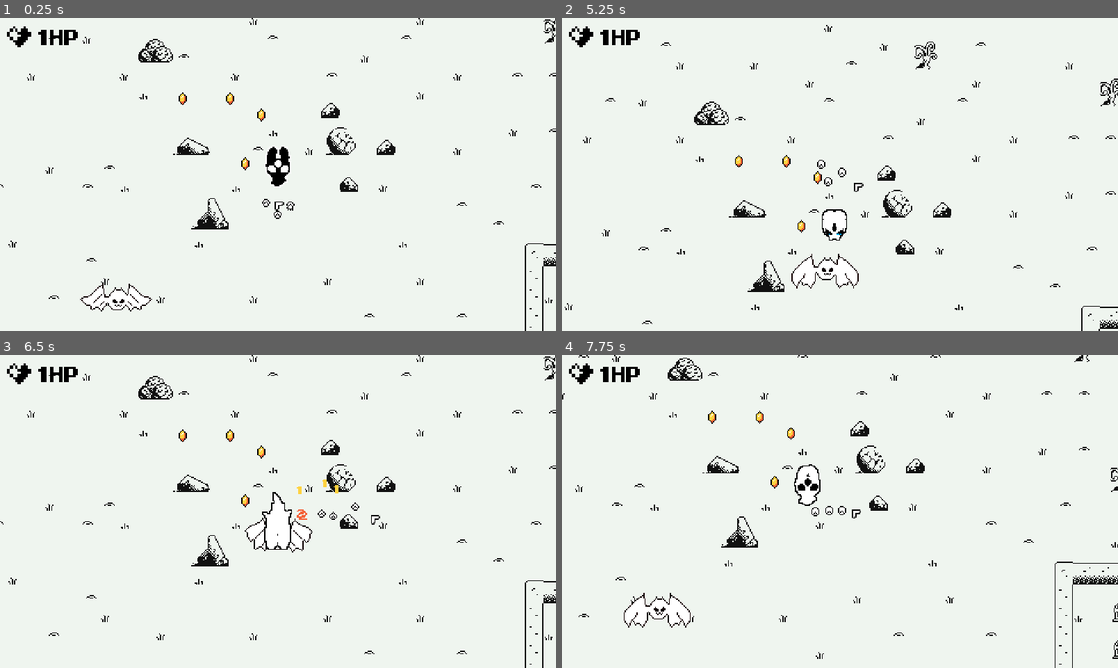
Above: before the commit, frames 1-4 (two rows, left to right).
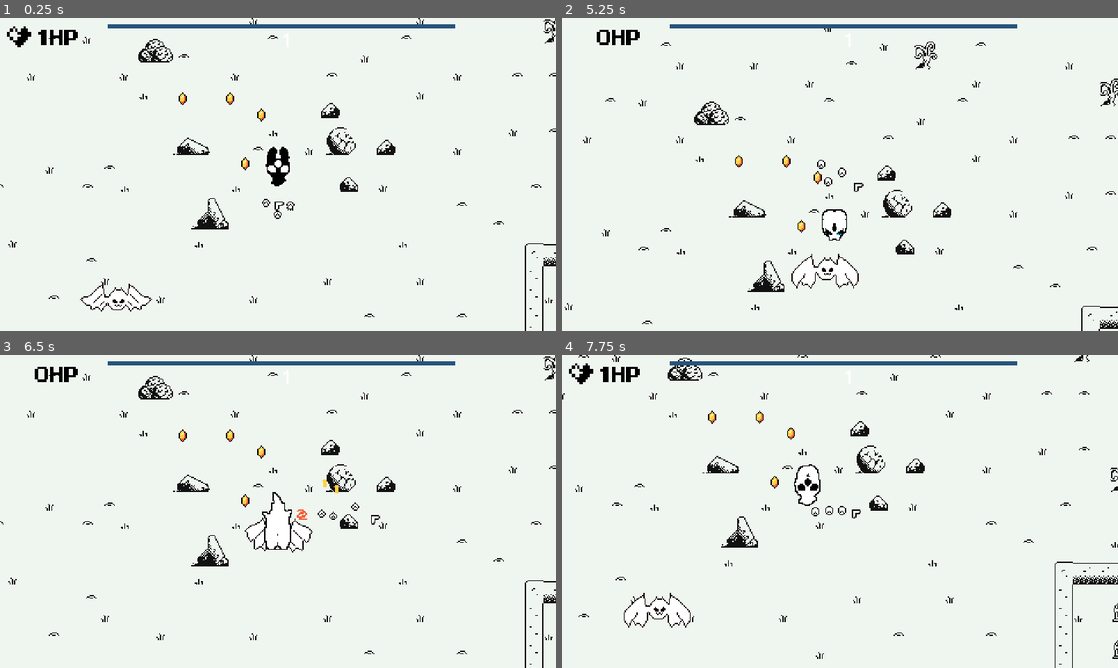
Above: after the commit, the same moments.

Repository: barssbekk/motherBaby
Game: Godot game, scene res://game.tscn
Same seed, same stepped clock (60 frames per second), same inputs: the game is played once before the commit and once after it. The engine's default icon, where the game draws it, is replaced by a stand-in: a white triangle on a blue panel in a dark square.
Inputs (mouse positions are in pixels of both pictures, inside the frame that each line leads up to):
- Up to frame 1 (0.25 s): no input
- Up to frame 2 (5.25 s): move the mouse to (962, 158) at 0.52 s; hold Right (arrow_right) 0.53-1.28 s; tap Q (switch_baby_movement) every 1.5 s from 0.6 to 5.1 s; move the mouse to (728, 190) at 1.27 s; hold Down (arrow_down) 1.28-2.03 s; tap Shift (switch_camera) at 1.35, 2.85, 4.35 s; move the mouse to (895, 105) at 2.02 s; hold Right (arrow_right) 2.03-2.78 s; move the mouse to (812, 237) at 2.77 s; hold Up (arrow_up) 2.78-3.53 s; move the mouse to (1006, 221) at 3.52 s; hold Left (arrow_left) 3.53-5.03 s; move the mouse to (673, 127) at 4.27 s; move the mouse to (867, 174) at 5.02 s; hold Down (arrow_down) from 5.03 s (still down)
- Up to frame 3 (6.5 s): move the mouse to (194, 433) at 5.77 s; release Down (arrow_down) at 5.78 s; hold Right (arrow_right) from 5.78 s (still down); tap Shift (switch_camera) at 5.85 s
- Up to frame 4 (7.75 s): move the mouse to (962, 495) at 6.52 s; release Right (arrow_right) at 6.53 s; hold Up (arrow_up) 6.53-7.28 s; tap Q (switch_baby_movement) at 6.6 s; move the mouse to (728, 527) at 7.27 s; hold Right (arrow_right) from 7.28 s (still down); tap Shift (switch_camera) at 7.35 s

The runs differ from the first frame. In frame 1, 0.8% of the frame differs, in the area x 19-82%, y 2-4%; in frame 2, 1.0%; in frame 3, 1.0%, in the area x 1-82%, y 2-45%; in frame 4, 0.8%.

Commit message:
+Ui Updates

Diff:
--- /dev/null
+++ b/scenes/health_label.gd
@@ -0,0 +1,25 @@
+extends Label
+
+var currenthealth : int = 1
+signal died
+
+func health_changed():
+	currenthealth = Stats.lives
+	self.text = str(calc())
+	if currenthealth == 0:
+		emit_signal("died")
+
+
+
+
+func calc():
+	return str(currenthealth) + "hp"
+
+# Called when the node enters the scene tree for the first time.
+func _ready() -> void:
+	pass # Replace with function body.
+
+
+# Called every frame. 'delta' is the elapsed time since the previous frame.
+func _process(delta: float) -> void:
+	health_changed()
--- /dev/null
+++ b/scenes/heart.gd
@@ -0,0 +1,15 @@
+extends TextureRect
+
+
+# Called when the node enters the scene tree for the first time.
+func _ready() -> void:
+	pass # Replace with function body.
+
+
+# Called every frame. 'delta' is the elapsed time since the previous frame.
+func _process(delta: float) -> void:
+	pass
+
+
+func _on_health_label_died() -> void:
+	queue_free()
--- a/scenes/lockOrange.tscn
+++ b/scenes/lockOrange.tscn
@@ -19,6 +19,7 @@
 size = Vector2(47, 16)
 
 [node name="lockOrange" type="Node2D"]
+modulate = Color(0.956863, 0.376471, 0.211765, 1)
 script = ExtResource("1_4usbi")
 
 [node name="Sprite2D" type="Sprite2D" parent="."]
--- a/scenes/lockRed.tscn
+++ b/scenes/lockRed.tscn
@@ -19,6 +19,7 @@
 size = Vector2(44, 16)
 
 [node name="lockRed" type="Node2D"]
+modulate = Color(0.843137, 0.14902, 0.219608, 1)
 script = ExtResource("1_y4i6q")
 
 [node name="lockSprite" type="Sprite2D" parent="."]
--- a/scenes/lockYellow.tscn
+++ b/scenes/lockYellow.tscn
@@ -19,6 +19,7 @@
 size = Vector2(45.5, 16)
 
 [node name="lockYellow" type="Node2D"]
+modulate = Color(1, 0.823529, 0.247059, 1)
 script = ExtResource("1_w8sxs")
 
 [node name="Sprite2D" type="Sprite2D" parent="."]
--- /dev/null
+++ b/scenes/progress_bar.gd
@@ -0,0 +1,25 @@
+extends ProgressBar
+
+var exp_percent : float = 0
+var current_exp : float = 1
+var exp_required : float = 2
+
+func update_exp_bar():
+	current_exp = Stats.current_exp
+	exp_required = Stats.exp_required
+	exp_percent = calc()
+	self.value = exp_percent
+
+
+
+func calc():
+	return current_exp/exp_required
+
+# Called when the node enters the scene tree for the first time.
+func _ready() -> void:
+	pass # Replace with function body.
+
+
+# Called every frame. 'delta' is the elapsed time since the previous frame.
+func _process(delta: float) -> void:
+	update_exp_bar()
--- a/scenes/ui.tscn
+++ b/scenes/ui.tscn
@@ -1,7 +1,16 @@
-[gd_scene load_steps=3 format=3 uid="uid://cjd54imge5fr"]
+[gd_scene load_steps=8 format=3 uid="uid://cjd54imge5fr"]
 
 [ext_resource type="FontFile" uid="uid://w71llr8o8xqg" path="res://assets/fonts/MegamaxJonathanToo-YqOq2.ttf" id="1_fyn0f"]
 [ext_resource type="Texture2D" uid="uid://b2nbiq288befy" path="res://assets/sprites/icons/hearttt.png" id="2_xol7i"]
+[ext_resource type="Script" path="res://scenes/health_label.gd" id="2_yq3vm"]
+[ext_resource type="Script" path="res://scenes/progress_bar.gd" id="3_ofp6i"]
+[ext_resource type="Script" path="res://scenes/heart.gd" id="4_na4wd"]
+
+[sub_resource type="StyleBoxFlat" id="StyleBoxFlat_ca7xx"]
+bg_color = Color(0.14902, 0.329412, 0.486275, 1)
+
+[sub_resource type="StyleBoxFlat" id="StyleBoxFlat_i3ktd"]
+bg_color = Color(0, 0.988235, 0.952941, 1)
 
 [node name="UI" type="CanvasLayer"]
 
@@ -13,7 +22,7 @@
 offset_right = -61.0
 offset_bottom = -100.0
 
-[node name="Label" type="Label" parent="Control"]
+[node name="healthLabel" type="Label" parent="Control"]
 texture_filter = 1
 layout_mode = 0
 offset_left = 131.0
@@ -25,6 +34,7 @@
 theme_override_fonts/font = ExtResource("1_fyn0f")
 theme_override_font_sizes/font_size = 22
 text = "1hp"
+script = ExtResource("2_yq3vm")
 
 [node name="Heart" type="TextureRect" parent="Control"]
 layout_mode = 0
@@ -34,3 +44,27 @@
 offset_bottom = 187.0
 scale = Vector2(0.52, 0.52)
 texture = ExtResource("2_xol7i")
+script = ExtResource("4_na4wd")
+
+[node name="ProgressBar" type="ProgressBar" parent="Control"]
+layout_mode = 0
+offset_left = 194.0
+offset_top = 145.0
+offset_right = 494.0
+offset_bottom = 149.0
+theme_override_styles/background = SubResource("StyleBoxFlat_ca7xx")
+theme_override_styles/fill = SubResource("StyleBoxFlat_i3ktd")
+max_value = 1.0
+value = 1.0
+show_percentage = false
+script = ExtResource("3_ofp6i")
+
+[node name="levelLabel" type="Label" parent="Control"]
+layout_mode = 0
+offset_left = 344.0
+offset_top = 147.0
+offset_right = 384.0
+offset_bottom = 170.0
+text = "1"
+
+[connection signal="died" from="Control/healthLabel" to="Control/Heart" method="_on_health_label_died"]
--- a/scripts/playerMovement.gd
+++ b/scripts/playerMovement.gd
@@ -9,10 +9,14 @@
 var experience : float = 0
 var experiencerequired : float = 50
 var level : int = 1
+var lives := 1
 
 func _ready() -> void:
 	$AnimatedSprite2D.play("birth")  # Start birth animation
 	$AnimatedSprite2D.connect("animation_finished", Callable(self, "_on_animation_finished"))
+	Stats.exp_required = experiencerequired
+	Stats.current_exp = experience
+	Stats.lives = lives
 
 
 func _physics_process(delta: float) -> void:
@@ -45,8 +49,16 @@
 func _on_animation_finished():
 	is_born = true
 
+
+func die():
+	lives -= 1
+	Stats.lives = lives
+	if lives == 0:
+		die2()
+
 # Player death with animation and delay
-func die():
+func die2():
+		$HitboxComponent.queue_free()  # To prevent negative lives on death
 		$AnimatedSprite2D.play("death")  # Play death animation
 		set_process(false)
 		set_physics_process(false)
@@ -96,8 +108,10 @@
 func level_up():
 	if experience >= experiencerequired:
 		experience -= experiencerequired
+		Stats.current_exp = experience
 		level += 1
 		experiencerequired = 8 * pow(level, 2) + 50
+		Stats.exp_required = experiencerequired
 		print("Level " + str(level) + "!    Exp required: " + str(experiencerequired))
 
 
@@ -105,5 +119,6 @@
 func _on_game_exp_gained_sig(amount: float) -> void:
 	print(str(amount) + " EXP gained!")
 	experience += amount
+	Stats.current_exp = experience
 	print("Current EXP: " + str(experience) + " / " + str(experiencerequired))
 	level_up()
--- a/scripts/singletons/Stats.gd
+++ b/scripts/singletons/Stats.gd
@@ -1,11 +1,14 @@
 extends Node
 
-
+var current_exp : float
+var exp_required : float
 var babyspeed := 80
+var lives : float
 signal exp_gained_sig(amount: float)
 
 func exp_gained(amount: float):
 	emit_signal("exp_gained_sig", amount)
+
 
 
 func _ready() -> void:
